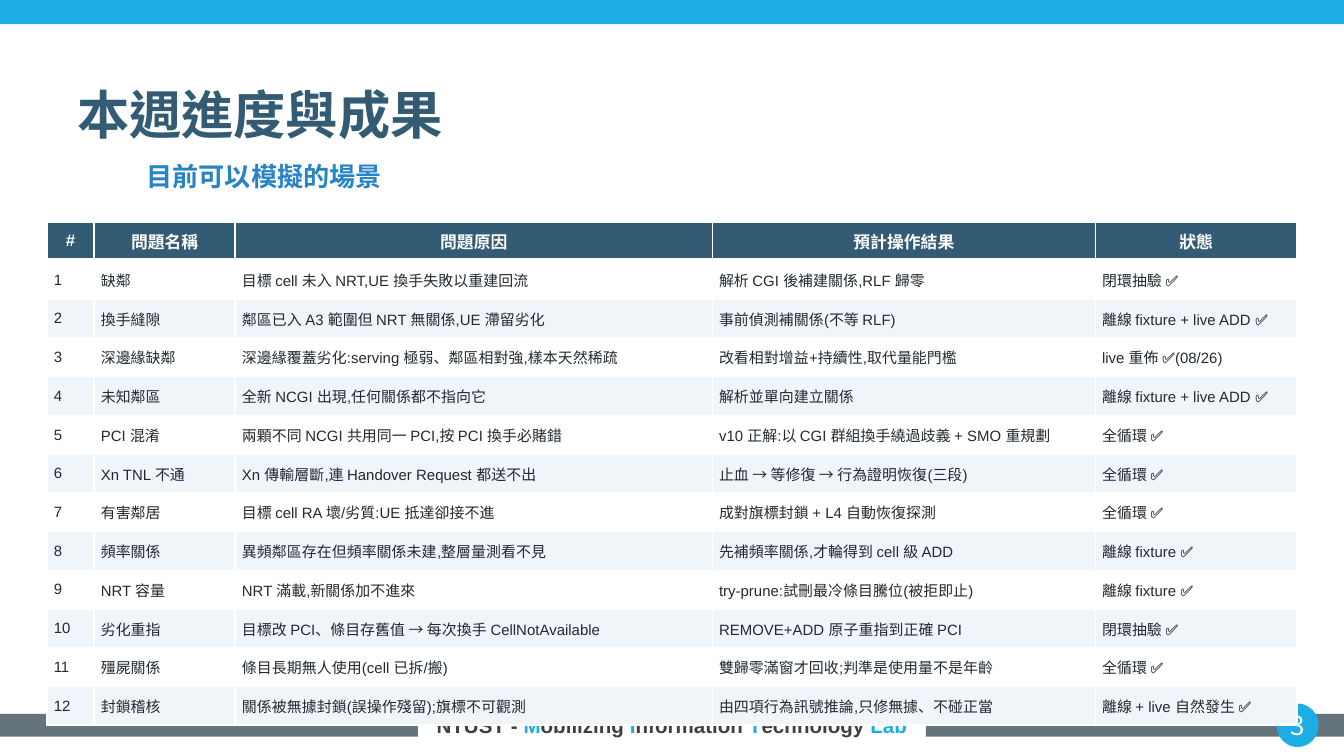
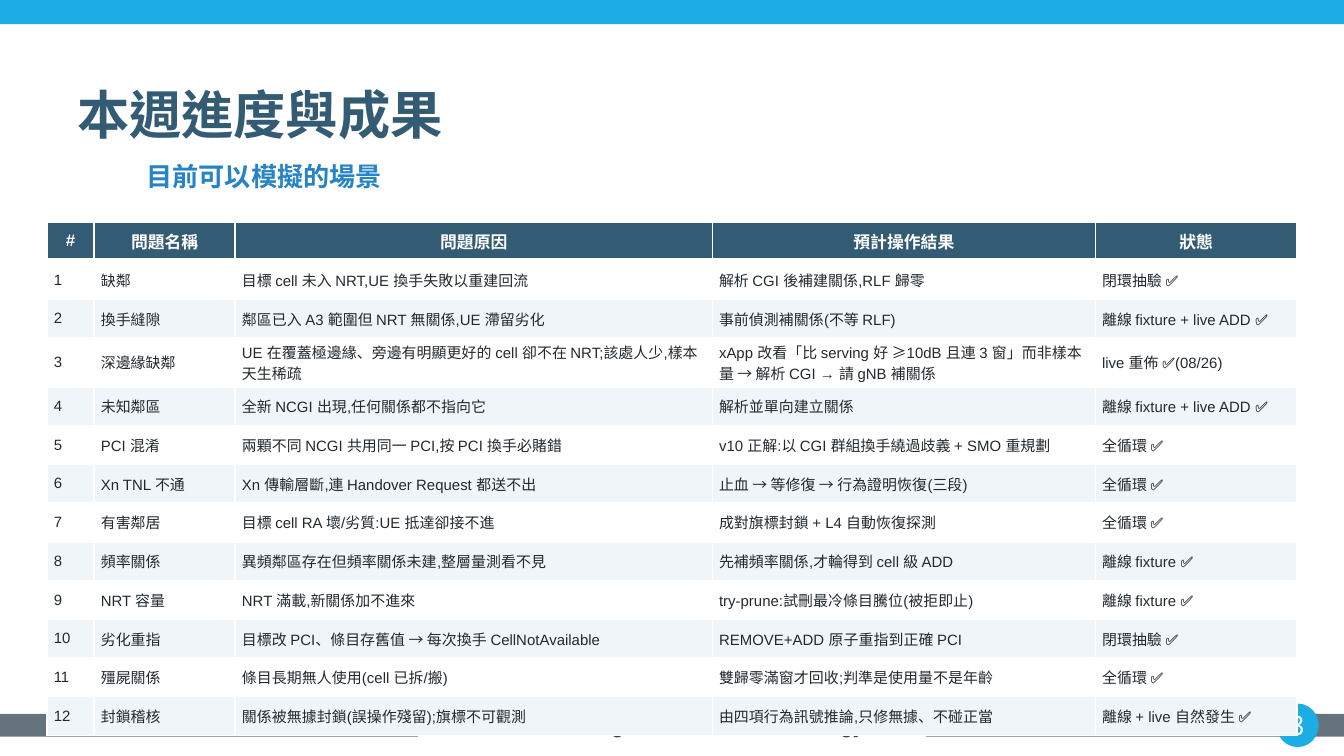
Before and after one commit to kimOuO/RAN-sim-OAI, a slide deck: slide 3 of docs/report/8_27_進度報告_v10十二題.pptx. Drawn at 1344x756 pixels with LibreOffice and Linux fonts; fonts in the diff are those of the drawing; background and template pictures are left out. Boxes give left, top, right and bottom in pixels: in the first picture for what was removed or moved away, otherwise in the second. Text is boxed around its words. In the diff, an @@ line names an element or a change of style, - is before the commit and + after.

```diff
--- a/docs/report/8_27_進度報告_v10十二題.pptx
+++ b/docs/report/8_27_進度報告_v10十二題.pptx
@@ table at (47,222,1297,729) @@
-row 4, column 3: 深邊緣覆蓋劣化:serving 極弱、鄰區相對強,樣本天然稀疏
+row 4, column 3: UE 在覆蓋極邊緣、旁邊有明顯更好的 cell 卻不在 NRT;該處人少,樣本天生稀疏
-row 4, column 4: 改看相對增益+持續性,取代量能門檻
+row 4, column 4: xApp 改看「比 serving 好 ≥10dB 且連 3 窗」而非樣本量 → 解析 CGI → 請 gNB 補關係
```
Also in this commit, not shown: 1 other slide changed.
